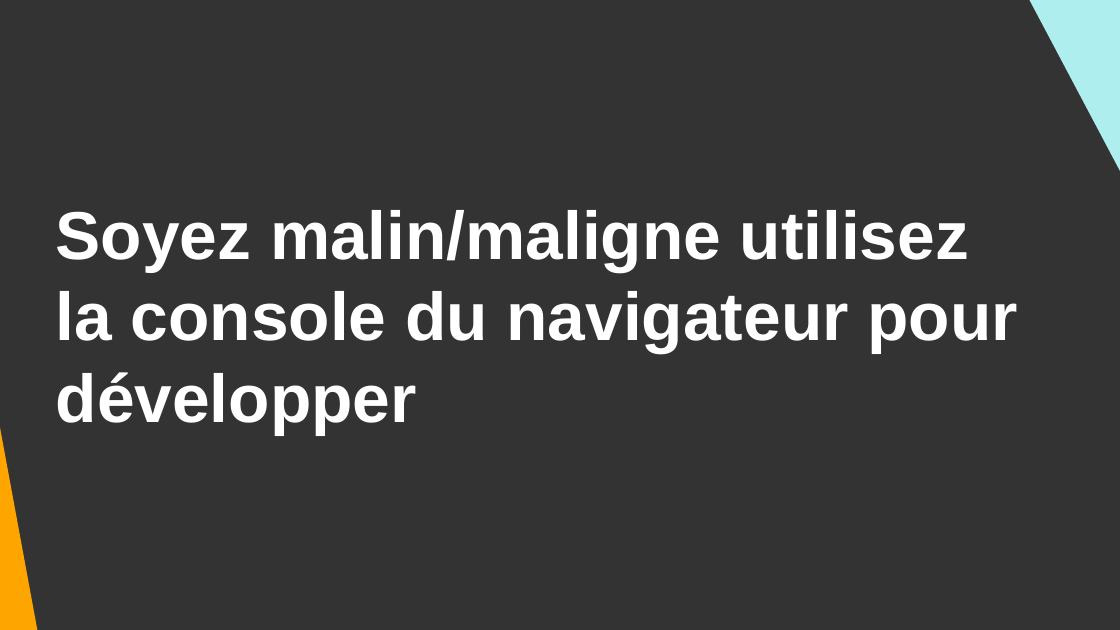
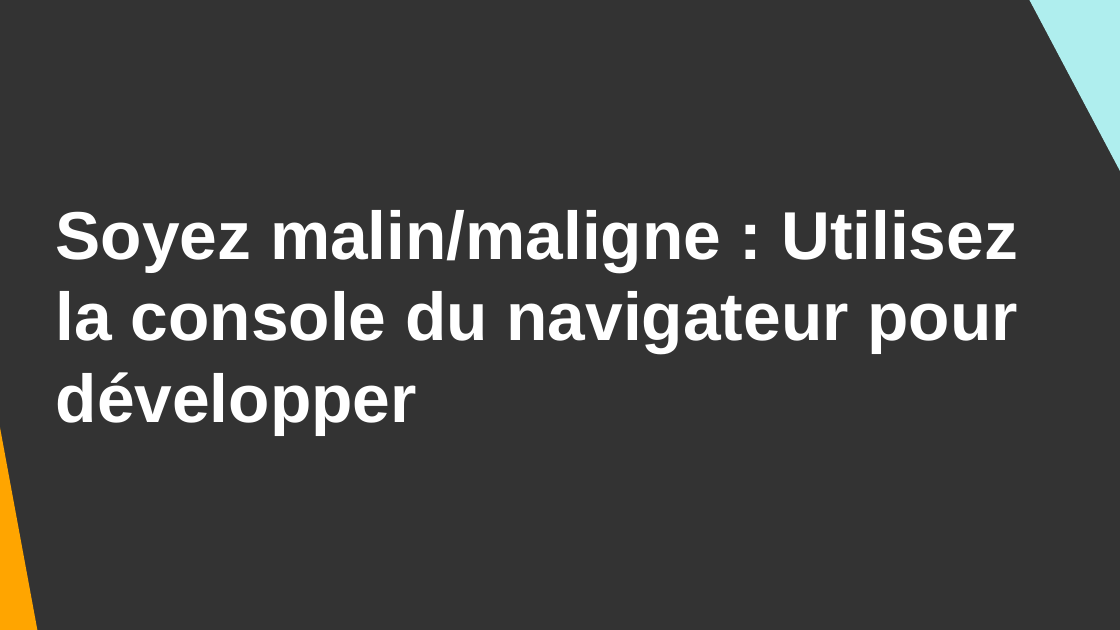
Before and after one commit to DanYellow/cours, a slide deck: slide 77 of integration-web-s1/travaux-pratiques/numero-2/presentation.odp (slide 82 before the commit). Drawn at 1120x630 pixels with LibreOffice and Linux fonts; fonts in the diff are those of the drawing. Boxes give left, top, right and bottom in pixels: in the first picture for what was removed or moved away, otherwise in the second. Text is boxed around its words. In the diff, an @@ line names an element or a change of style, - is before the commit and + after.

```diff
--- a/integration-web-s1/travaux-pratiques/numero-2/presentation.odp
+++ b/integration-web-s1/travaux-pratiques/numero-2/presentation.odp
@@ title at bbox=[56, 210, 1018, 435]: text changed @@
-Soyez malin/maligne utilisez
-la console du navigateur pour développer
+Soyez malin/maligne : Utilisez
+la console du navigateur pour développer
```
Also in this commit, not shown: 6 other slides changed, 1 slide added, 5 slides removed, 18 other files.
